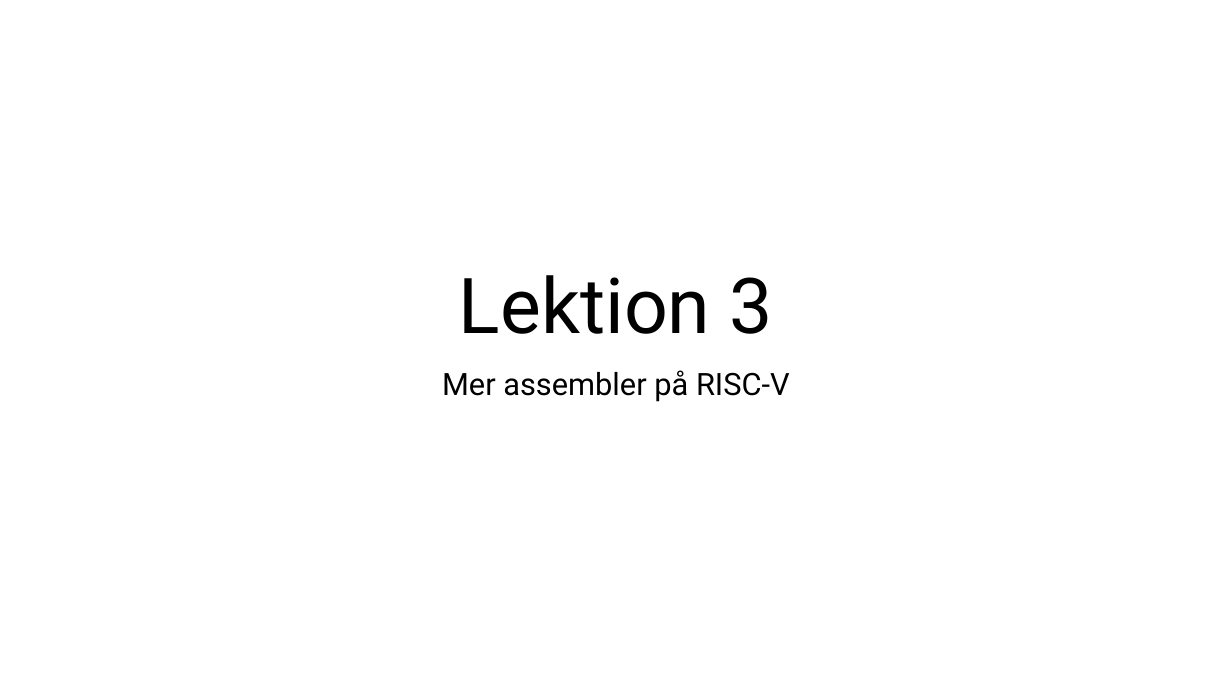
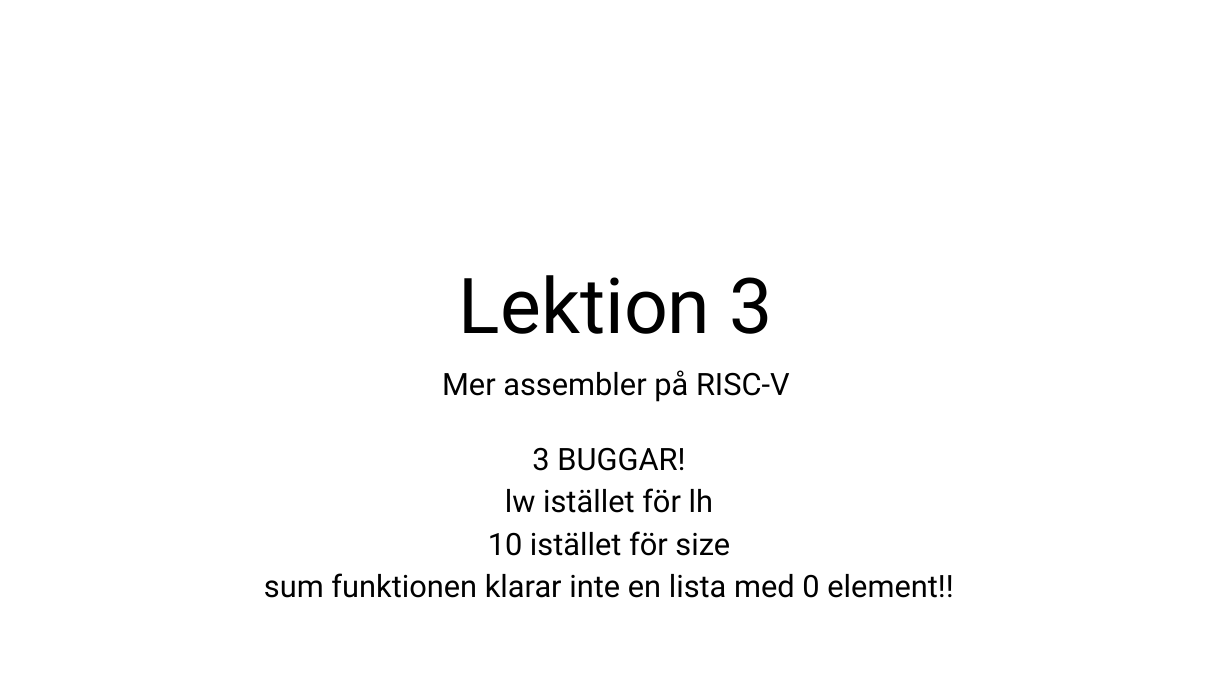
Before and after one commit to elias-at-chalmers/mop-lecture_notes-mirror, a slide deck: slide 1 of slides/lecture03-assembly2.pptx. Drawn at 1232x693 pixels with LibreOffice and Linux fonts; fonts in the diff are those of the drawing. Boxes give left, top, right and bottom in pixels: in the first picture for what was removed or moved away, otherwise in the second. Text is boxed around its words. In the diff, an @@ line names an element or a change of style, - is before the commit and + after.

```diff
--- a/slides/lecture03-assembly2.pptx
+++ b/slides/lecture03-assembly2.pptx
@@ text added at (264,447,953,598), 24 pt, text #000000 @@
+3 BUGGAR!
+lw istället för lh
+10 istället för size
+sum funktionen klarar inte en lista med 0 element!!
```
Also in this commit, not shown: 1 other slide changed.
